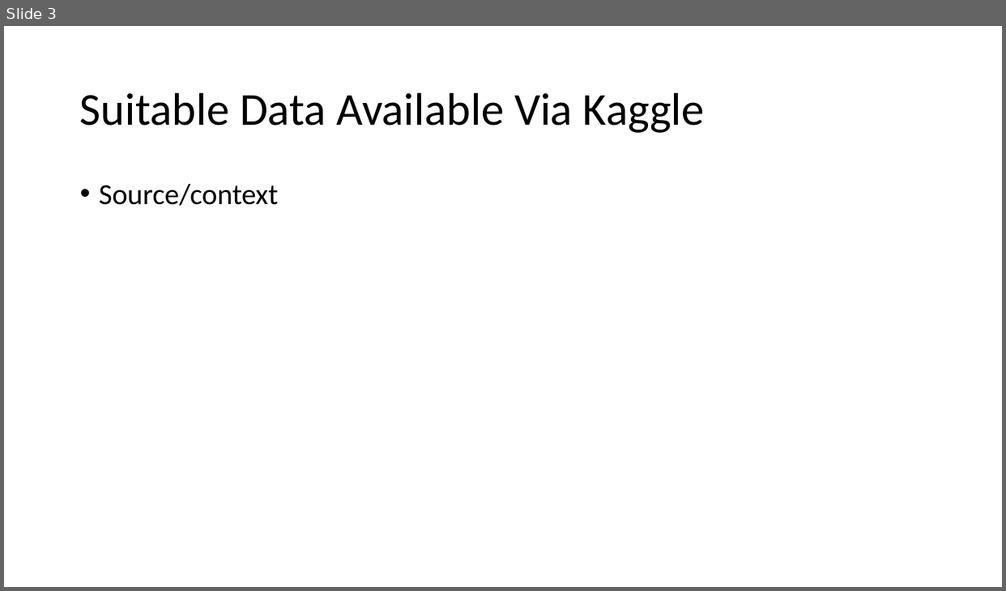
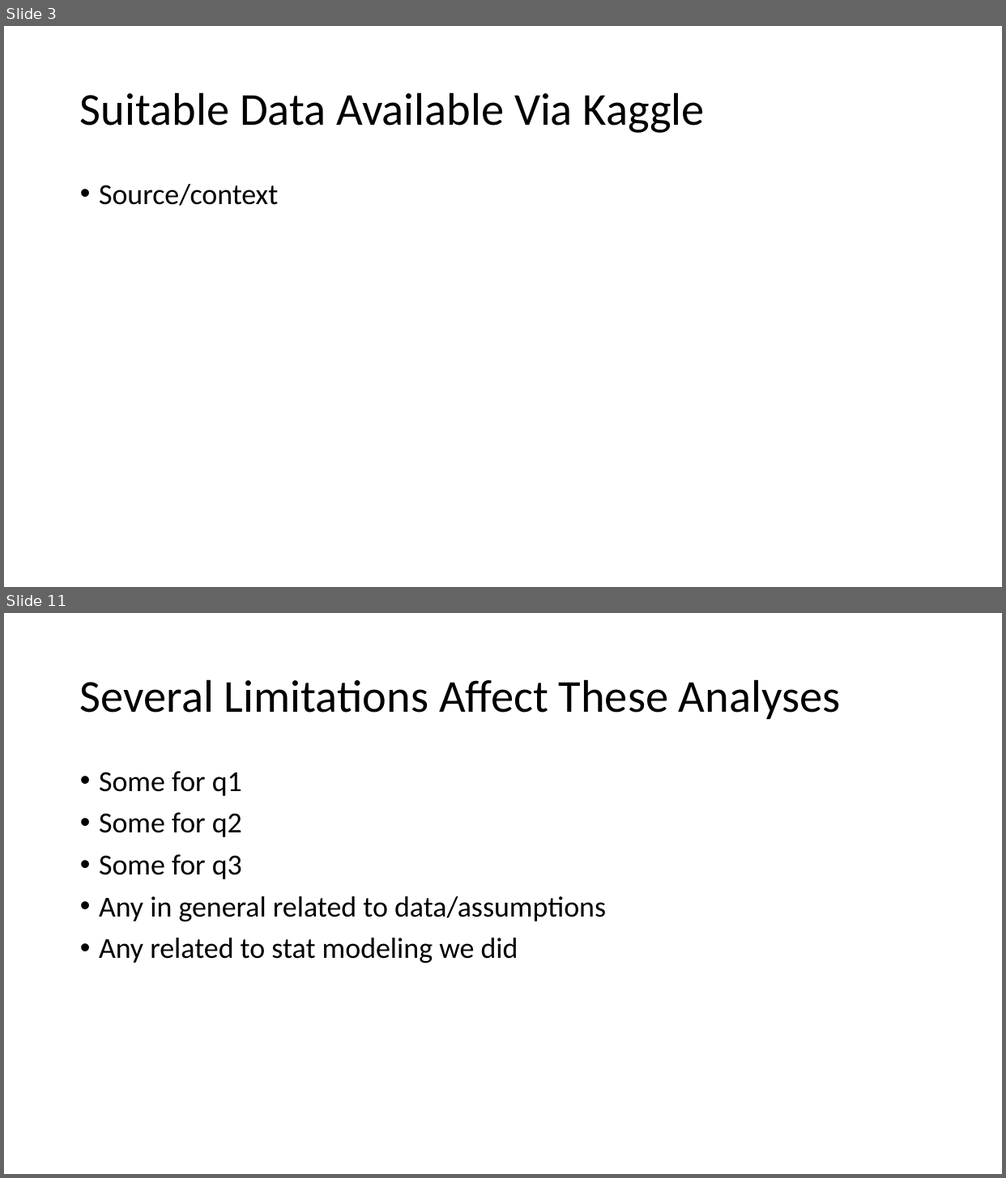
Before and after one commit to MatthewCodes/557_Final_Project, a slide deck: Presentation/Final Presentation.pptx. Shown one above the other, each under a label of ours: slide 3 before the commit, slides 3 and 11 after it; the slides between them are not shown. The pictures are 1006x591 and 1006x1178 pixels, drawn with LibreOffice and Linux fonts; fonts in the diff are those of the drawing. Boxes give left, top, right and bottom in pixels: in the first picture for what was removed or moved away, otherwise in the second. Text is boxed around its words. In the diff, an @@ line names an element or a change of style, - is before the commit and + after.

```diff
--- a/Presentation/Final Presentation.pptx
+++ b/Presentation/Final Presentation.pptx
@@ slide 11 added at box(4, 613, 1002, 1174), background #FFFFFF @@
@@ title added at box(80, 679, 841, 719), 44 pt, text #000000 @@
+Several Limitations Affect These Analyses
@@ text added at box(99, 771, 606, 963), 28 pt, text #000000 @@
+• Some for q1
+• Some for q2
+• Some for q3
+• Any in general related to data/assumptions
+• Any related to stat modeling we did
```
Also in this commit, not shown: 2 slides changed, 7 other slides added.
